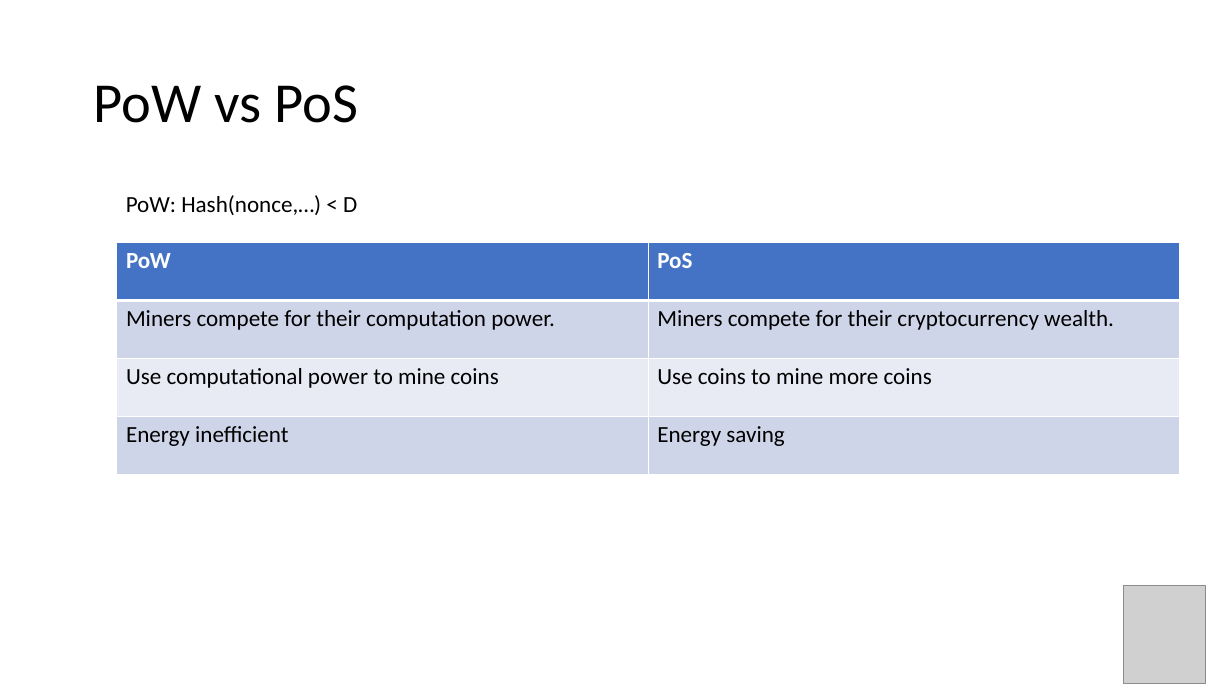
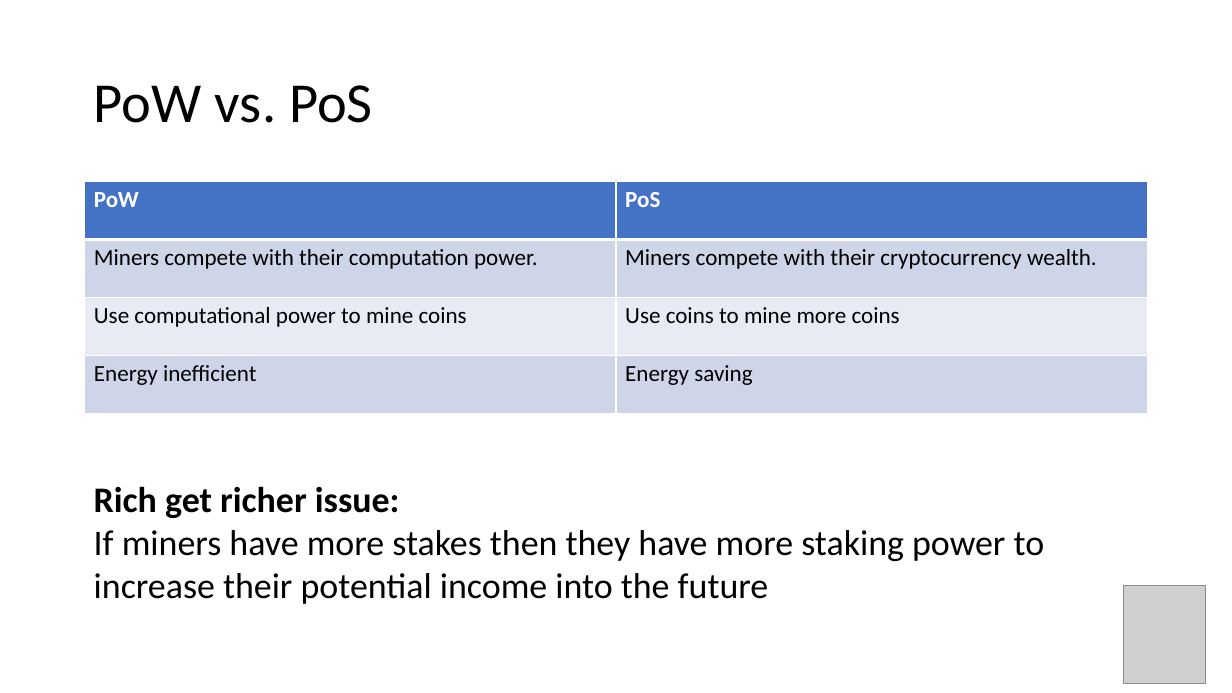
Before and after one commit to DAT650-2022/DAT650-Fairness-Analysis-for-Blockchain-Incentives, a slide deck: slide 2 of intro_pres.pptx (slide 3 before the commit). Drawn at 1232x693 pixels with LibreOffice and Linux fonts; fonts in the diff are those of the drawing; grey boxes stand for pictures. Boxes give left, top, right and bottom in pixels: in the first picture for what was removed or moved away, otherwise in the second. Text is boxed around its words. In the diff, an @@ line names an element or a change of style, - is before the commit and + after.

```diff
--- a/intro_pres.pptx
+++ b/intro_pres.pptx
@@ title at (94,85,373,123): text changed @@
-PoW vs PoS
+PoW vs. PoS
@@ table at (85,181,1148,413) @@
-row 2, column 1: Miners compete for their computation power.
+row 2, column 1: Miners compete with their computation power.
-row 2, column 2: Miners compete for their cryptocurrency wealth.
+row 2, column 2: Miners compete with their cryptocurrency wealth.
@@ table: place and size @@
-table at (116,242,1179,474)
+table at (85,181,1148,413)
@@ text removed at (126,195,357,215) @@
-PoW: Hash(nonce,…) < D
@@ text added at (94,486,1045,604), 28 pt, text #000000 @@
+Rich get richer issue:
+If miners have more stakes then they have more staking power to increase their potential income into the future
```
Also in this commit, not shown: 5 other slides changed, 1 slide added.
